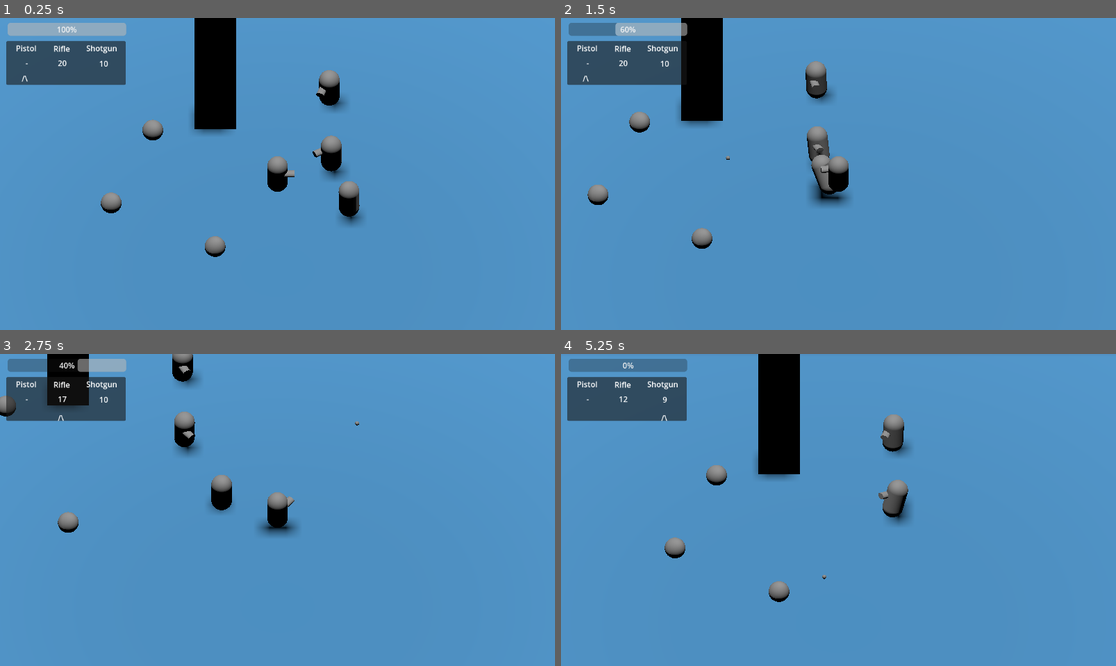
Above: before the commit, frames 1-4 (two rows, left to right).
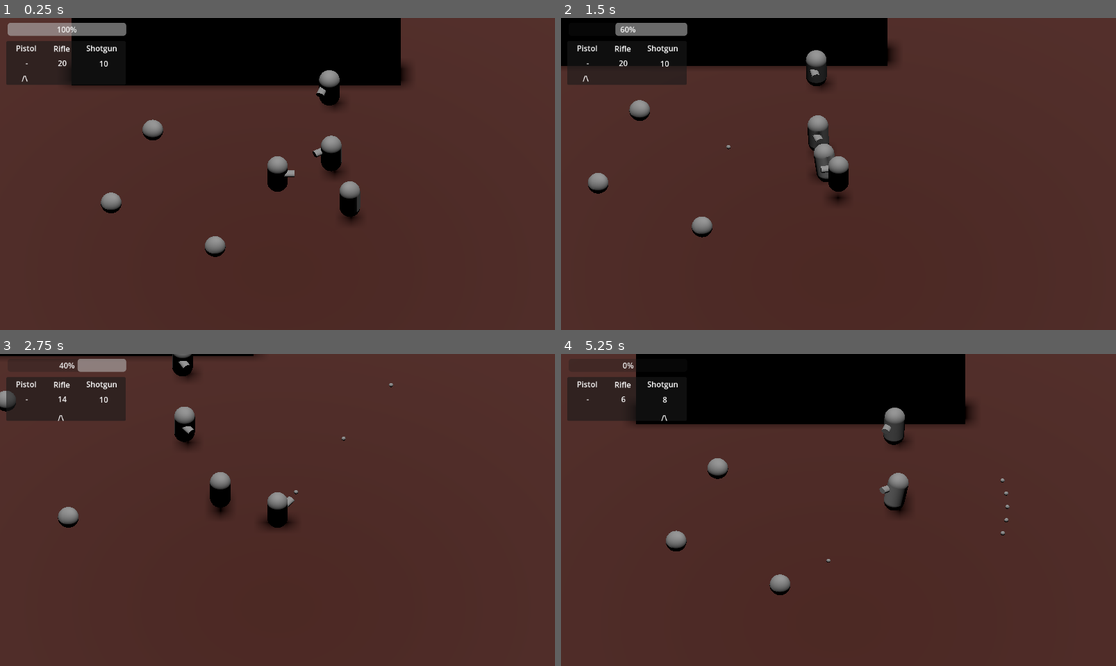
Above: after the commit, the same moments.

Repository: CalebJep/hackusu2023
Game: Godot game, scene res://main.tscn
The game is run twice, just before and just after one commit, with the same random seed, the same clock (stepped at 60 frames per second) and the same inputs. The engine's default icon, where the game draws it, is replaced by a stand-in: a white triangle on a blue panel in a dark square.
Inputs (mouse positions are in pixels of both pictures, inside the frame that each line leads up to):
- Up to frame 1 (0.25 s): no input
- Up to frame 2 (1.5 s): move the mouse to (960, 158) at 0.52 s; press the mouse at (960, 158) at 0.53 s; hold D (move_right) 0.53-1.28 s; tap Space (jump) at 0.77 s; move the mouse to (727, 189) at 1.27 s; release the mouse at (727, 189) at 1.28 s; hold S (move_back) from 1.28 s (still down); click (727, 189) at 1.35 s
- Up to frame 3 (2.75 s): tap Space (jump) at 1.52 s; move the mouse to (333, 441) at 2.02 s; release S (move_back) at 2.03 s; press the mouse at (333, 441) at 2.03 s; hold D (move_right) from 2.03 s (still down); tap Tab (swap) at 2.1 s
- Up to frame 4 (5.25 s): move the mouse to (810, 572) at 2.77 s; release D (move_right) at 2.78 s; release the mouse at (810, 572) at 2.78 s; hold W (move_forward) 2.78-3.53 s; click (810, 572) at 2.85 s; tap Space (jump) at 3.02, 3.77, 4.52 s; move the mouse to (1005, 556) at 3.52 s; press the mouse at (1005, 556) at 3.53 s; hold A (move_left) 3.53-5.03 s; move the mouse to (672, 463) at 4.27 s; release the mouse at (672, 463) at 4.28 s; tap Tab (swap) at 4.35 s; click (672, 463) at 4.55 s; move the mouse to (866, 510) at 5.02 s; press the mouse at (866, 510) at 5.03 s; hold S (move_back) from 5.03 s (still down)

The runs differ from the first frame. In frame 1, 96% of the frame differs, in the area x 0-100%, y 0-100%; in frame 2, 98%; in frame 3, 99%; in frame 4, 98%.
Error after the commit: Invalid access to property or key 'transform' on a base object of type 'previously freed'. (res://enemygun.gd:23)

Commit message:
Added enemy line of sight

Diff:
--- a/EnemyMelee.gd
+++ b/EnemyMelee.gd
@@ -6,15 +6,28 @@
 # Track Health
 @export var health = 2
 
+var player
+
+func _ready():
+	player = get_node("/root/Main/Character")
+
 func _physics_process(delta):
 	# Go to player
-	var player =  get_node("/root/Main/Character")
 	if player:
 		var target = player.transform.origin
 		look_at(target, Vector3.UP)
 
-		velocity = Vector3.FORWARD * speed
-		velocity = velocity.rotated(Vector3.UP, rotation.y)
+		# check for visibility
+		if player:
+			var EnemyToPlayer = player.global_position - global_position
+			$RayCast3D.global_rotation = Vector3.ZERO
+			$RayCast3D.target_position = EnemyToPlayer
+
+		if $RayCast3D.is_colliding() && $RayCast3D.get_collider() == player:
+			velocity = Vector3.FORWARD * speed
+			velocity = velocity.rotated(Vector3.UP, rotation.y)
+		else:
+			velocity = Vector3.ZERO
 
 	var target = move_and_collide(velocity * delta)
 
@@ -29,3 +42,12 @@
 	health -= damage
 	if health <= 0:
 		queue_free()
+
+# Disable when off screen
+func _on_visible_on_screen_notifier_3d_screen_entered():
+	$CollisionShape3D.disabled = false
+	set_physics_process(true)
+
+func _on_visible_on_screen_notifier_3d_screen_exited():
+	$CollisionShape3D.disabled = true
+	set_physics_process(false)
--- a/character.gd
+++ b/character.gd
@@ -42,7 +42,7 @@
 		shoot("shotgun")
 	if Input.is_action_pressed("shoot") && weapons[equiped_weapon] == "rifle":
 		if $GunCooldown.is_stopped():
-			$GunCooldown.start(0.20)
+			$GunCooldown.start()
 			shoot("rifle")
 
 	# Handle Swap.
--- a/character.tscn
+++ b/character.tscn
@@ -31,5 +31,5 @@
 transform = Transform3D(2.58934, 0, 0, 0, -1.56908e-07, 3.58964, 0, -3.7139, -1.6234e-07, 0.0330562, -0.879408, 0.00162888)
 
 [node name="GunCooldown" type="Timer" parent="."]
-wait_time = 0.25
+wait_time = 0.1
 one_shot = true
--- a/enemy_melee.tscn
+++ b/enemy_melee.tscn
@@ -9,7 +9,7 @@
 [node name="EnemyMelee" type="CharacterBody3D"]
 transform = Transform3D(1, 0, 0, 0, 1, 0, 0, 0, 1, 0, 1.03362, 0)
 collision_layer = 2
-collision_mask = 15
+collision_mask = 13
 script = ExtResource("1_jkudl")
 
 [node name="CollisionShape3D" type="CollisionShape3D" parent="."]
@@ -22,3 +22,11 @@
 
 [node name="HitCooldown" type="Timer" parent="."]
 one_shot = true
+
+[node name="VisibleOnScreenNotifier3D" type="VisibleOnScreenNotifier3D" parent="."]
+
+[node name="RayCast3D" type="RayCast3D" parent="."]
+collision_mask = 5
+
+[connection signal="screen_entered" from="VisibleOnScreenNotifier3D" to="." method="_on_visible_on_screen_notifier_3d_screen_entered"]
+[connection signal="screen_exited" from="VisibleOnScreenNotifier3D" to="." method="_on_visible_on_screen_notifier_3d_screen_exited"]
--- a/enemygun.gd
+++ b/enemygun.gd
@@ -10,15 +10,32 @@
 @export var inaccuracy = 1.0
 var current_inaccuracy = randf_range(-0.08, 0.08)
 
+var player
+
+func _ready():
+	player = get_node("/root/Main/Character")
+
 func _physics_process(delta):
-	# Look at player
-	var player =  get_node("/root/Main/Character")
 	if player:
+		# Look at player
 		current_inaccuracy += randf_range(-0.0035, 0.0035) * inaccuracy
 		current_inaccuracy = clamp(current_inaccuracy, -0.08, 0.08)
 		var target = player.transform.origin
 		look_at(target, Vector3.UP)
 		rotate_y(current_inaccuracy)
+
+		# Check if player is visible
+		if player:
+			var EnemyToPlayer = player.global_position - global_position
+			$GunModel/BulletSpawner/RayCast3D.global_rotation = Vector3.ZERO
+			$GunModel/BulletSpawner/RayCast3D.target_position = EnemyToPlayer
+
+		if $GunModel/BulletSpawner/RayCast3D.is_colliding() && $GunModel/BulletSpawner/RayCast3D.get_collider() == player:
+			if $ShootTimer.is_stopped():
+				$ShootTimer.start()
+
+		else:
+			$ShootTimer.stop()
 
 func hit(damage):
 	health -= damage
@@ -38,3 +55,11 @@
 
 	bullet.initialize("enemy", bullet_spawn_location, angle)
 	get_node("/root/Main").add_child(bullet)
+
+func _on_visible_on_screen_notifier_3d_screen_entered():
+	$CollisionShape3D.disabled = false
+	set_physics_process(true)
+
+func _on_visible_on_screen_notifier_3d_screen_exited():
+	$CollisionShape3D.disabled = true
+	set_physics_process(false)
--- a/enemygun.tscn
+++ b/enemygun.tscn
@@ -12,7 +12,7 @@
 [node name="EnemyGun" type="CharacterBody3D"]
 transform = Transform3D(1, 0, 0, 0, 1, 0, 0, 0, 1, 0, 1.03362, 0)
 collision_layer = 2
-collision_mask = 15
+collision_mask = 13
 script = ExtResource("1_3rkku")
 bullet_scene = ExtResource("2_ixqcq")
 
@@ -31,7 +31,15 @@
 [node name="BulletSpawner" type="Marker3D" parent="GunModel"]
 transform = Transform3D(2.58934, 0, 0, 0, -1.56908e-07, 3.58964, 0, -3.7139, -1.6234e-07, 0.0330562, -0.879408, 0.00162888)
 
+[node name="RayCast3D" type="RayCast3D" parent="GunModel/BulletSpawner"]
+transform = Transform3D(1, 0, 0, 0, 0.999999, -9.94761e-14, 0, -2.13163e-13, 1, -0.207391, -0.203597, 0.790217)
+collision_mask = 5
+
 [node name="ShootTimer" type="Timer" parent="."]
-autostart = true
+
+[node name="VisibleOnScreenNotifier3D" type="VisibleOnScreenNotifier3D" parent="."]
+layers = 5
 
 [connection signal="timeout" from="ShootTimer" to="." method="_on_shoot_timer_timeout"]
+[connection signal="screen_entered" from="VisibleOnScreenNotifier3D" to="." method="_on_visible_on_screen_notifier_3d_screen_entered"]
+[connection signal="screen_exited" from="VisibleOnScreenNotifier3D" to="." method="_on_visible_on_screen_notifier_3d_screen_exited"]
--- a/main.tscn
+++ b/main.tscn
@@ -11,6 +11,7 @@
 [ext_resource type="PackedScene" uid="uid://nvqlswmfqw1o" path="res://shotgun_ammo_pickup.tscn" id="10_vnc52"]
 
 [sub_resource type="StandardMaterial3D" id="StandardMaterial3D_pkiib"]
+albedo_color = Color(1, 0.219608, 0.129412, 1)
 albedo_texture = ExtResource("1_v4bxo")
 
 [sub_resource type="BoxMesh" id="BoxMesh_xqenq"]
@@ -134,7 +135,7 @@
 shape = SubResource("BoxShape3D_wpool")
 
 [node name="Wall" type="StaticBody3D" parent="."]
-transform = Transform3D(-0.04, 0, 0, 0, 9.936, 0, 0, 0, -0.03, -3, 4.48708, -5)
+transform = Transform3D(-0.3168, 0, 0, 0, 9.936, 0, 0, 0, -0.03, -2, 4.48708, -8)
 collision_layer = 4
 collision_mask = 0
 
Not shown: 1 places in enemygun.tscn that only renumber resources
